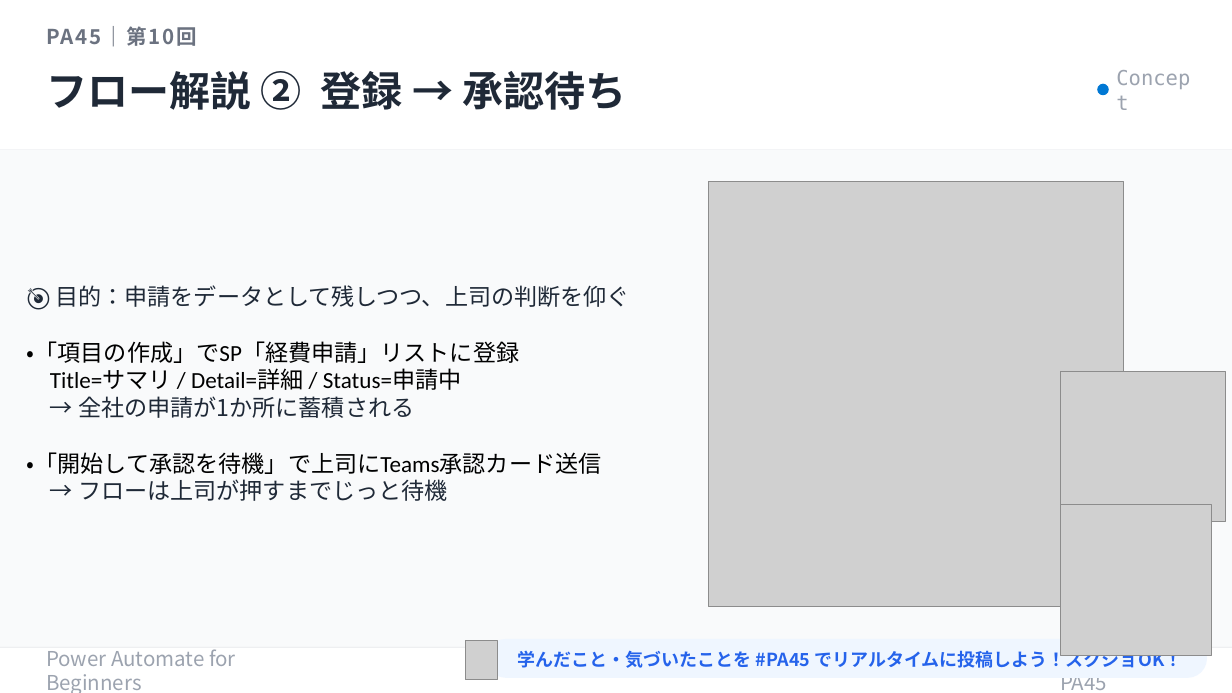
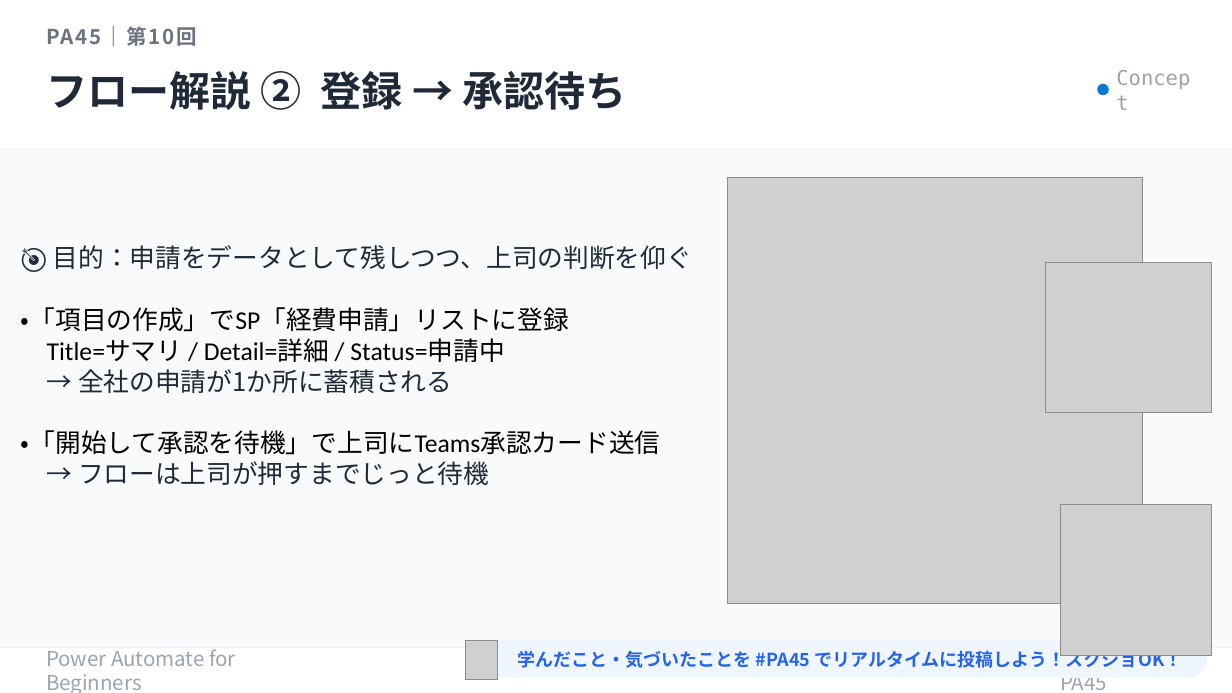
Before and after one commit to Haru-PowerPlatform/pa45, a slide deck: slide 13 of assets/pa45/P010_PA45_BizReview_20260514.pptx. Drawn at 1232x693 pixels with LibreOffice and Linux fonts; fonts in the diff are those of the drawing; grey boxes stand for pictures. Boxes give left, top, right and bottom in pixels: in the first picture for what was removed or moved away, otherwise in the second. Text is boxed around its words. In the diff, an @@ line names an element or a change of style, - is before the commit and + after.

```diff
--- a/assets/pa45/P010_PA45_BizReview_20260514.pptx
+++ b/assets/pa45/P010_PA45_BizReview_20260514.pptx
@@ picture: place and size @@
-picture at (708,181,1124,606)
+picture at (727,177,1143,603)
@@ text "🎯 目的：申請をデータとして残しつつ、上司の判断を仰ぐ": place and size @@
-text "🎯 目的：申請をデータとして残しつつ、上司の判断を仰ぐ" at (27,285,630,501)
+text "🎯 目的：申請をデータとして残しつつ、上司の判断を仰ぐ" at (21,245,692,485)
@@ text "🎯 目的：申請をデータとして残しつつ、上司の判断を仰ぐ" at (21,245,692,485): size 18 to 20 pt @@
@@ picture: place and size @@
-picture at (1060,372,1226,522)
+picture at (1045,262,1211,413)
```
Also in this commit, not shown: 9 other slides changed.
